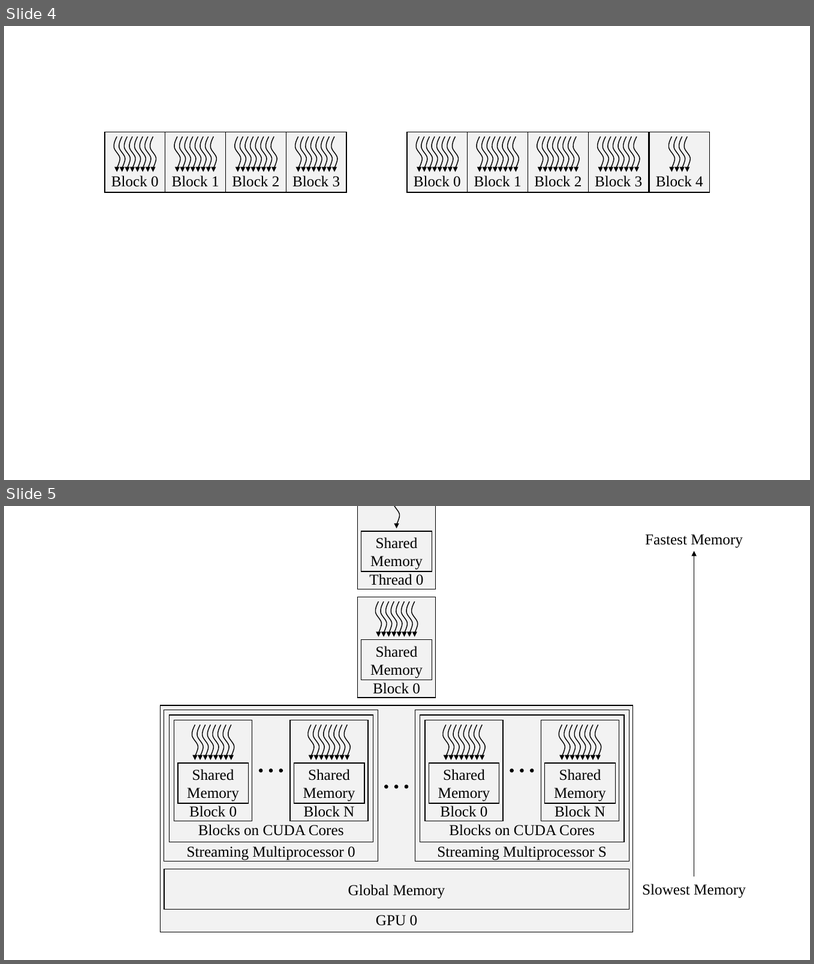
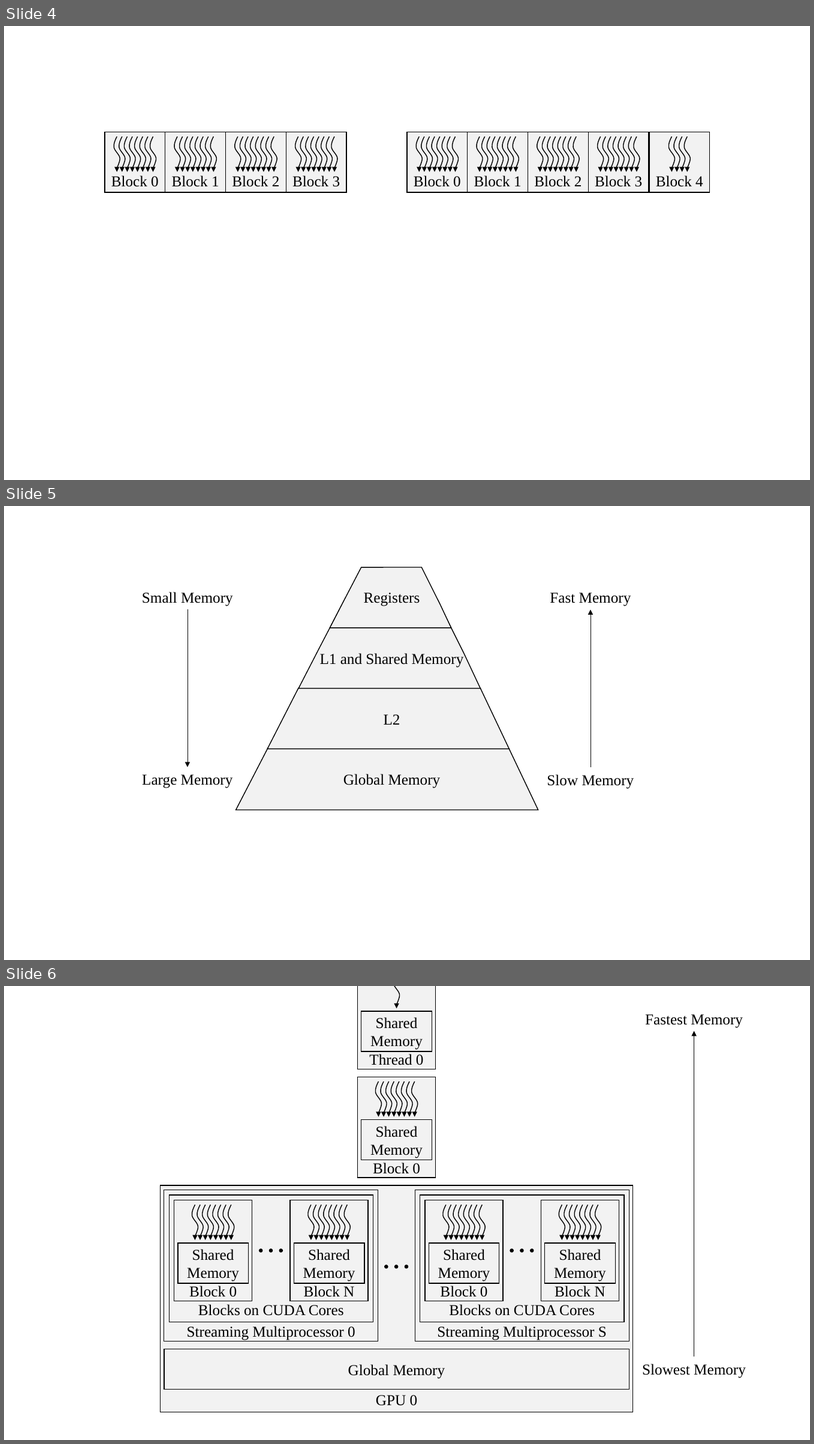
Before and after one commit to jravert88/Thesis, a slide deck: figures/gpu_intro/GPU_intro_Pix.pptx. Shown one above the other, each under a label of ours: slides 4 and 5 before the commit, slides 4, 5 and 6 after it. The pictures are 814x964 and 814x1444 pixels, drawn with LibreOffice and Linux fonts; fonts in the diff are those of the drawing. Boxes give left, top, right and bottom in pixels: in the first picture for what was removed or moved away, otherwise in the second. Text is boxed around its words. In the diff, an @@ line names an element or a change of style, - is before the commit and + after.

```diff
--- a/figures/gpu_intro/GPU_intro_Pix.pptx
+++ b/figures/gpu_intro/GPU_intro_Pix.pptx
@@ slide 5 added at [4,506,810,960], background #FFFFFF @@
@@ group added at [142,567,635,810]: 8 texts, 4 freeform shapes, 2 arrows @@
+Registers
+L1 and Shared Memory
+L2
+Global Memory
+Slow Memory
+Fast Memory
+Large Memory
+Small Memory
@@ what was slide 5 is now slide 6 @@
```
Also in this commit, not shown: 1 slide changed, 32 other files.
